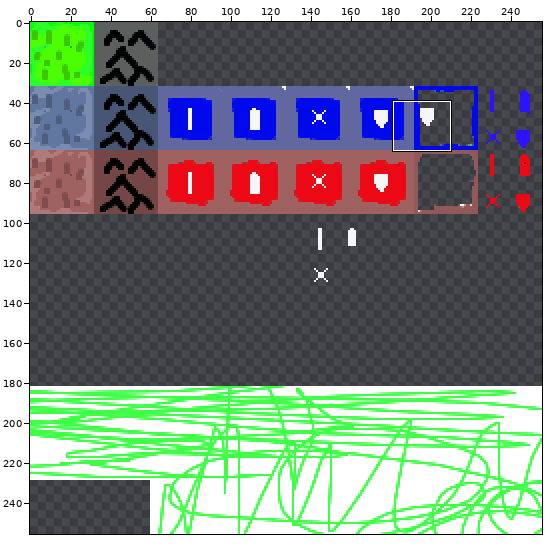
Two states of a sprite sheet, assets/tiles.png. Above: a wide view before the commit, with the close-up outlined.
Close-up. The starting point:
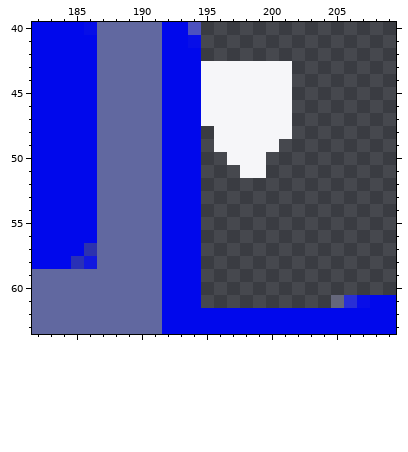
The file is 256x256 pixels. Pixels under 10% opacity are left out. Colours within 5 levels of each other are drawn and written as one. Shown: x 182..209, y 40..63.
And afterwards:
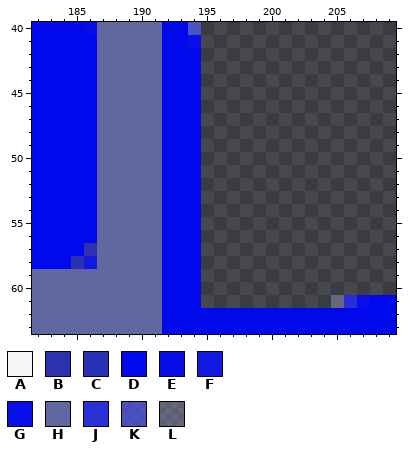
Palette (. is transparent): A #f6f6f9  B #2c32ae  C #2930b6  D #0008ec  E #060ee8  F #1118df  G #060decf9  H #6168a0  J #262defd9  K #4e55f1b1  L #bcbcf844
Message: fixed up cursor tile
The edit:
Colour A is gone in rows 43 to 47 at x 195 to 201; in row 48 at x 196 to 201; in row 49 at x 196 to 200; in row 50 at x 197 to 199; in row 51 at x 198 to 199.
Changed places in both close-ups, as pixel boxes (x1, y1, x2, y2):
erased: (201, 61, 292, 178)
